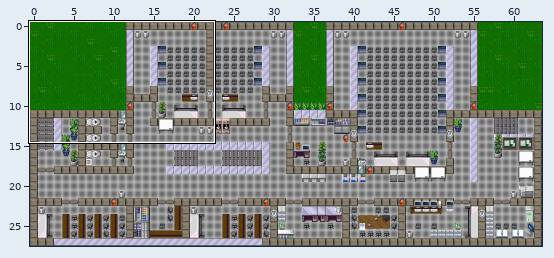
One commit to this Tiled map (JSON): Zapf_Uni_Rostock/maps/untergeschoss.json. Above: a wide view before the commit, with the close-up outlined.
Close-up. Earlier state:
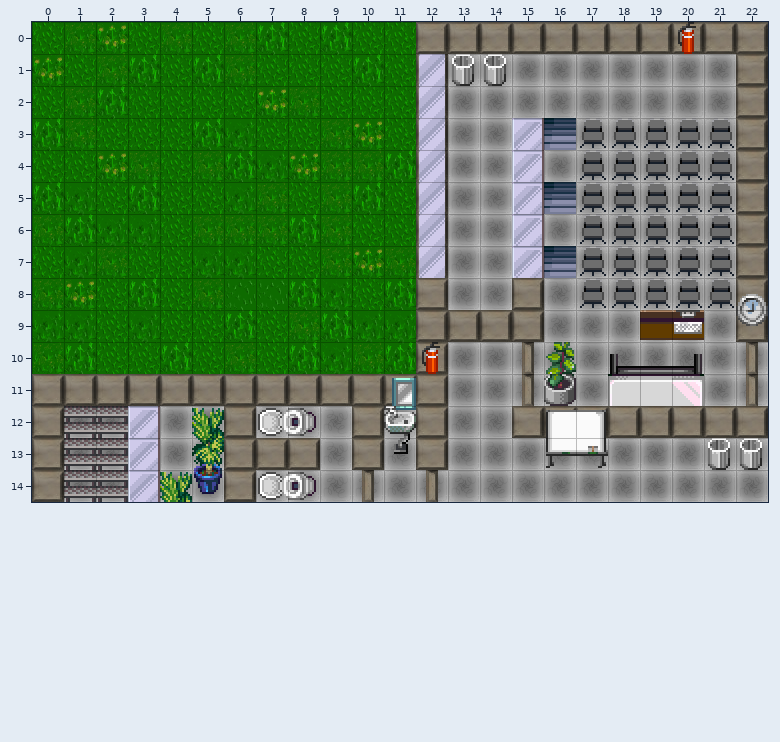
Cells are 32x32 px. Shown: x 0..22, y 0..14. The commit also changed other parts of the map, which this record leaves out.
The same view after the edit:
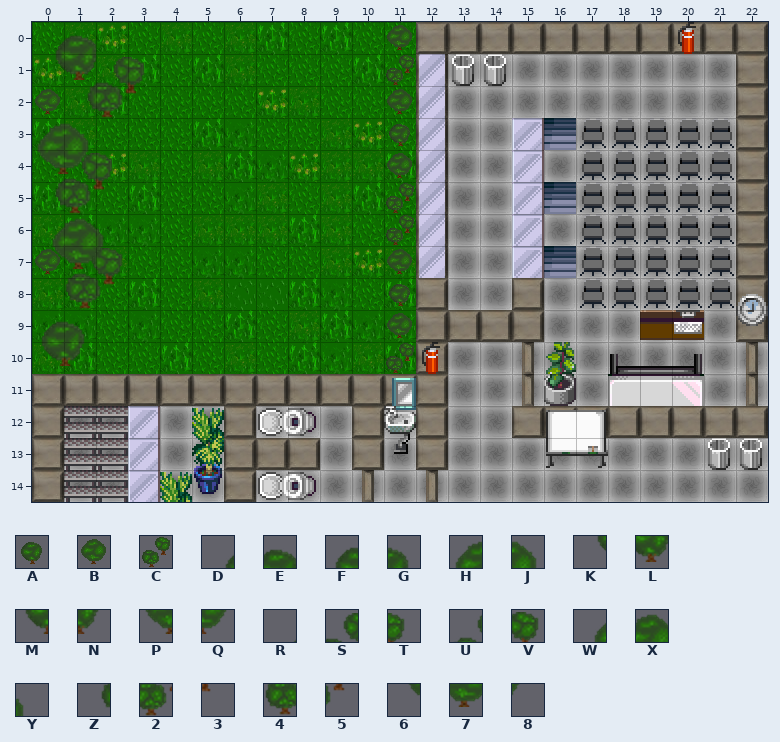
Key: from "buesche": A 24, B 25, C 32, D 33, E 34, F 36, G 37, H 38, J 39, K 41, L 42, M 44, N 45, P 46, Q 47, R 48, S 49, T 50, U 51, V 52, W 53, X 54, Y 55, Z 56, 2 57, 3 58, 4 59, 5 60, 6 61, 7 62, 8 63.
_ is an empty cell.
Tiles of an added or newly shown layer are drawn over the layers below it.
From old to new:
Layer "buesche1" (added):
y 0: x 0..1 __ -> DE; x 11 _ -> B
y 1: x 0..1 __ -> KL; x 11 _ -> C
y 2: x 0 _ -> B; x 11 _ -> B
y 3: x 0..1 __ -> HJ; x 11 _ -> A
y 4: x 0..1 __ -> PQ; x 11 _ -> B
y 5: x 11 _ -> C
y 6: x 0..2 ___ -> WXY; x 11 _ -> C
y 7: x 0..2 ___ -> 678; x 11 _ -> B
y 8: x 11 _ -> A
y 9: x 0..1 __ -> FG; x 11 _ -> B
y 10: x 0..1 __ -> MN; x 11 _ -> C
Layer "buesche2" (added):
y 1: x 1..3 ___ -> RST
y 2: x 1..3 ___ -> Z23
y 4: x 0..2 ___ -> RST
y 5: x 0..2 ___ -> Z23
y 7: x 0..2 ___ -> BUV
y 8: x 1..2 __ -> 45
